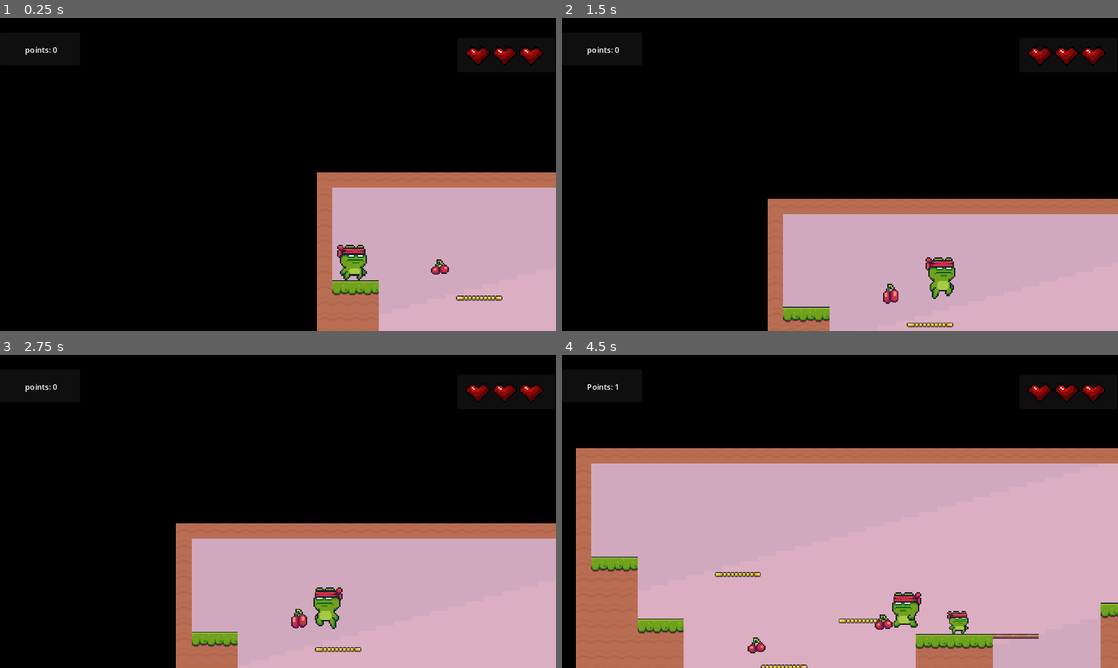
Above: before the commit, frames 1-4 (two rows, left to right).
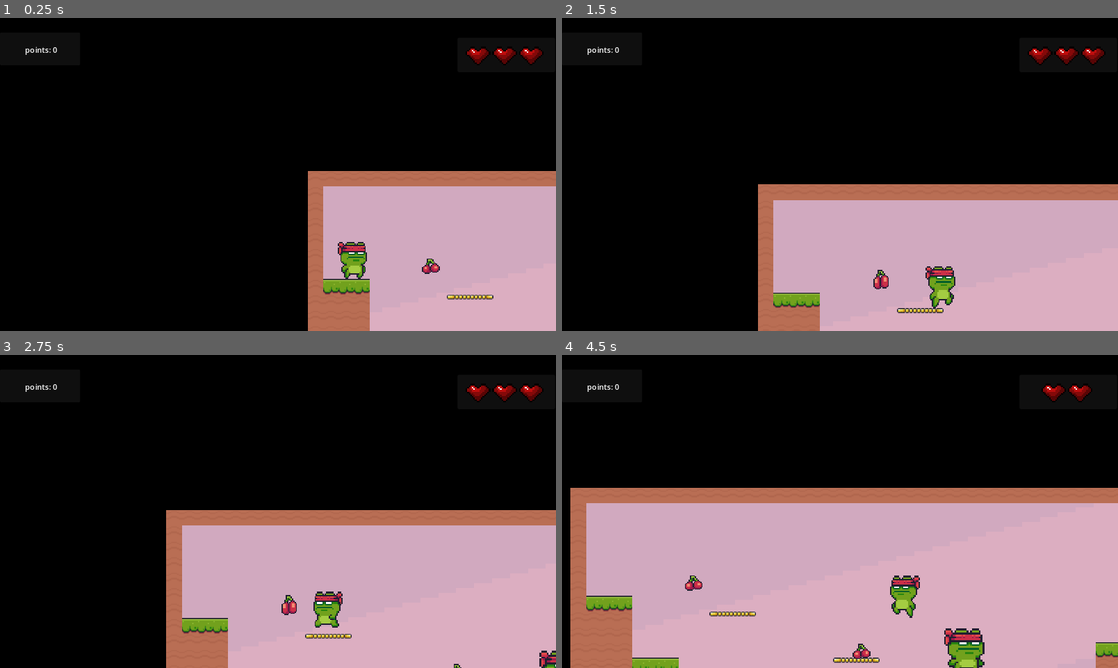
Above: after the commit, the same moments.

Repository: qwas121212/catcatcatcatcatcat
Game: Godot game, scene res://main.tscn
The game is run twice, just before and just after one commit, with the same random seed, the same clock (stepped at 60 frames per second) and the same inputs.
Inputs:
- Up to frame 1 (0.25 s): no input
- Up to frame 2 (1.5 s): tap Enter (ui_accept) at 0.5, 0.8, 1.35 s; hold D (right) from 0.53 s (still down); tap E (dash) at 0.6 s; tap Space (jump) at 0.77, 1.07 s
- Up to frame 3 (2.75 s): tap Space (jump) at 1.52, 1.55, 1.82, 2.1 s; release D (right) at 2.03 s; hold A (left) from 2.03 s (still down); tap E (dash) at 2.3 s
- Up to frame 4 (4.5 s): release A (left) at 2.78 s; hold D (right) 2.78-4.28 s; tap E (dash) at 2.85, 4.35 s; tap Space (jump) at 3.02, 3.32, 3.77, 3.8, 4.07 s; tap Enter (ui_accept) at 3.05, 3.6 s; hold A (left) from 4.28 s (still down)

The runs differ from the first frame. In frame 1, 2.9% of the frame differs, in the area x 55-100%, y 48-100%; in frame 2, 8.9%; in frame 3, 9.0%; in frame 4, 25%, in the area x 1-100%, y 9-100%.

Commit message:
fixed enemy, health, double jump

Diff:
--- a/enemy.gd
+++ b/enemy.gd
@@ -17,14 +17,15 @@
 	if (body.name == "CharacterBody2D"):
 		var y_delta = position.y - body.position.y
 		var x_delta = body.position.x - position.x
-		if (y_delta > -500):
+		print(x_delta)
+		if (y_delta > 190):
 			print("destroy enemy")
 			queue_free()
 			body.jumpp()
 		else:
 			print("decrease player health")
 			game_manager.decrease_health()
-			if (x_delta < 0):
-				body.jump_side()
+			if (x_delta > 0):
+				body.jump_side(500)
 			else:
 				body.jump_side(-500)
--- a/enemy.tscn
+++ b/enemy.tscn
@@ -89,32 +89,32 @@
 }]
 
 [sub_resource type="RectangleShape2D" id="RectangleShape2D_hh0hs"]
-size = Vector2(37, 49)
+size = Vector2(70.5, 89.5)
 
 [sub_resource type="RectangleShape2D" id="RectangleShape2D_q0a22"]
-size = Vector2(32, 44)
+size = Vector2(90.25, 105)
 
 [node name="RigidBody2D" type="RigidBody2D"]
 script = ExtResource("1_tluk2")
 
 [node name="AnimatedSprite2D" type="AnimatedSprite2D" parent="."]
 texture_filter = 1
-position = Vector2(14.5, 15.5)
-scale = Vector2(1.90625, 1.96875)
+position = Vector2(42, 48)
+scale = Vector2(3.625, 4)
 sprite_frames = SubResource("SpriteFrames_wxblb")
 animation = &"default_enemy"
 autoplay = "default_enemy"
 frame_progress = 0.148237
 
 [node name="CollisionShape2D" type="CollisionShape2D" parent="."]
-position = Vector2(15.5, 22.5)
+position = Vector2(42, 64)
 shape = SubResource("RectangleShape2D_hh0hs")
 
 [node name="Area2D" type="Area2D" parent="."]
 position = Vector2(14, 19)
 
 [node name="CollisionShape2D" type="CollisionShape2D" parent="Area2D"]
-position = Vector2(1, 4)
+position = Vector2(26.875, 43)
 shape = SubResource("RectangleShape2D_q0a22")
 
 [connection signal="body_entered" from="Area2D" to="." method="_on_area_2d_body_entered"]
--- a/main.tscn
+++ b/main.tscn
@@ -661,7 +661,7 @@
 texture = ExtResource("1_yovmj")
 
 [node name="CharacterBody2D" parent="." instance=ExtResource("2_s1bv4")]
-position = Vector2(-113, 3)
+position = Vector2(-96, 11)
 script = ExtResource("3_h57qk")
 
 [node name="Timer" type="Timer" parent="CharacterBody2D"]
@@ -694,30 +694,30 @@
 position = Vector2(-1167, 126)
 
 [node name="collectable_powerup6" parent="collectables" instance=ExtResource("9_0w3ad")]
-position = Vector2(-904, 78)
+position = Vector2(-939, 57)
 
 [node name="collectable_powerup2" parent="collectables" instance=ExtResource("9_0w3ad")]
-position = Vector2(-335, 37)
+position = Vector2(-340, 10)
 
 [node name="collectable_powerup5" parent="collectables" instance=ExtResource("9_0w3ad")]
 position = Vector2(-1287, -85)
 
 [node name="collectable_powerup3" parent="collectables" instance=ExtResource("9_0w3ad")]
-position = Vector2(-187, 204)
+position = Vector2(-185, 167)
 
 [node name="collectable_powerup4" parent="collectables" instance=ExtResource("9_0w3ad")]
-position = Vector2(361, -125)
+position = Vector2(324, -179)
 
 [node name="enemies" type="Node" parent="."]
 
 [node name="RigidBody2D" parent="enemies" instance=ExtResource("10_kshu3")]
-position = Vector2(746, 333)
+position = Vector2(743, 271)
 
 [node name="RigidBody2D2" parent="enemies" instance=ExtResource("10_kshu3")]
-position = Vector2(1974, 298)
+position = Vector2(1957, 242)
 
 [node name="RigidBody2D3" parent="enemies" instance=ExtResource("10_kshu3")]
-position = Vector2(231, 556)
+position = Vector2(218, 499)
 
 [connection signal="timeout" from="CharacterBody2D/Timer" to="CharacterBody2D" method="_on_timer_timeout"]
 [connection signal="body_entered" from="checkpoint" to="checkpoint" method="_on_body_entered"]
--- a/maincharacter.gd
+++ b/maincharacter.gd
@@ -3,11 +3,10 @@
 
 const SPEED = 300.0
 const JUMP_VELOCITY = -300.0
-const JUMP_VELOCITY_HIGHER = -600.0
+const JUMP_VELOCITY_HIGHER = -500.0
 const DASH_VELOCITY = 3000.0
 #jump count
 var jump_count = 0
-var max_jumps = 2
 
 #dash count
 var dash_count = 0
@@ -43,10 +42,11 @@
 	# Handle jump.
 
 
-	if Input.is_action_just_pressed("ui_accept") and jump_count > 1 and jump_count < max_jumps:
+	if Input.is_action_just_pressed("ui_accept") and jump_count == 1:
 		velocity.y = JUMP_VELOCITY_HIGHER
+		jump_count += 1
 
-	if Input.is_action_just_pressed("ui_accept") and jump_count < max_jumps:
+	if Input.is_action_just_pressed("ui_accept") and is_on_floor() and jump_count < 2:
 		velocity.y = JUMP_VELOCITY
 		jump_count += 1
 
@@ -72,7 +72,7 @@
 	var isLeft = velocity.x < 0
 	animated_sprite_2d.flip_h = isLeft
 
-
+#timer for dash cooldown
 func _on_timer_timeout():
 	print_debug("time")
 	dash_count = 0
